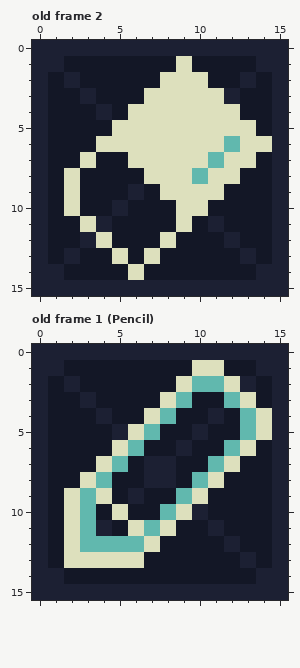
One commit to this pixel-art file: assets/media/drawtools/drawtools_icon_minimal.aseprite. The first picture shows the starting point.
16x16 pixels, 2 frames. Shown: old frame 2, old frame 1 (Pencil). The commit also changed other frames, which this record leaves out.
Now the later version:
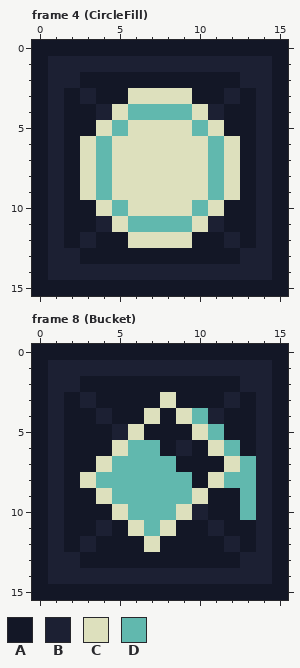
Palette (. is transparent): A #131726  B #1c2033  C #dde0bd  D #61b8ae
A new or re-ordered frame is compared with the old frame closest to it.
Changes in this commit:
frames 2 -> 9
Changed rows in their new state; - is an unchanged pixel.
Frame 4 (CircleFill) is new; against old frame 2, layers "IconTop", "IconBottom", "Guide":
first column x 0:
 0 AAAAAAAAAAAAAAAA
 1 A-BBBBBBBBBBBB-A
 2 AB------AAA---BA
 3 AB----C---AA--BA
 4 AB---CDDDD-BA-BA
 5 AB--CD----D-AABA
 6 AB-CD------DCABA
 7 AB--DC-------ABA
 8 ABACDCC---CD--BA
 9 ABACDCCC---DC-BA
10 ABA-CDCCC-DC--BA
11 AB-A-CDDDDC---BA
12 AB--A-CC-C----BA
13 AB---A-A------BA
14 A-BBBBBBBBBBBB-A
15 AAAAAAAAAAAAAAAA
Frame 8 (Bucket) is new; against old frame 1 (Pencil), layers "IconTop", "IconBottom", "Guide":
first column x 0:
 0 AAAAAAAAAAAAAAAA
 1 A-BBBBBBBBBBBB-A
 2 AB-------AAAA-BA
 3 AB-------A--BABA
 4 AB------ACD--ABA
 5 AB-----A--CD-ABA
 6 AB-----D---C-ABA
 7 AB----DDD--A-DBA
 8 AB---DDDDDA-DDBA
 9 ABAA-DDDD----DBA
10 ABAA--DD-----DBA
11 ABAA----------BA
12 ABABAAA-------BA
13 ABBAAAA-------BA
14 A-BBBBBBBBBBBB-A
15 AAAAAAAAAAAAAAAA
